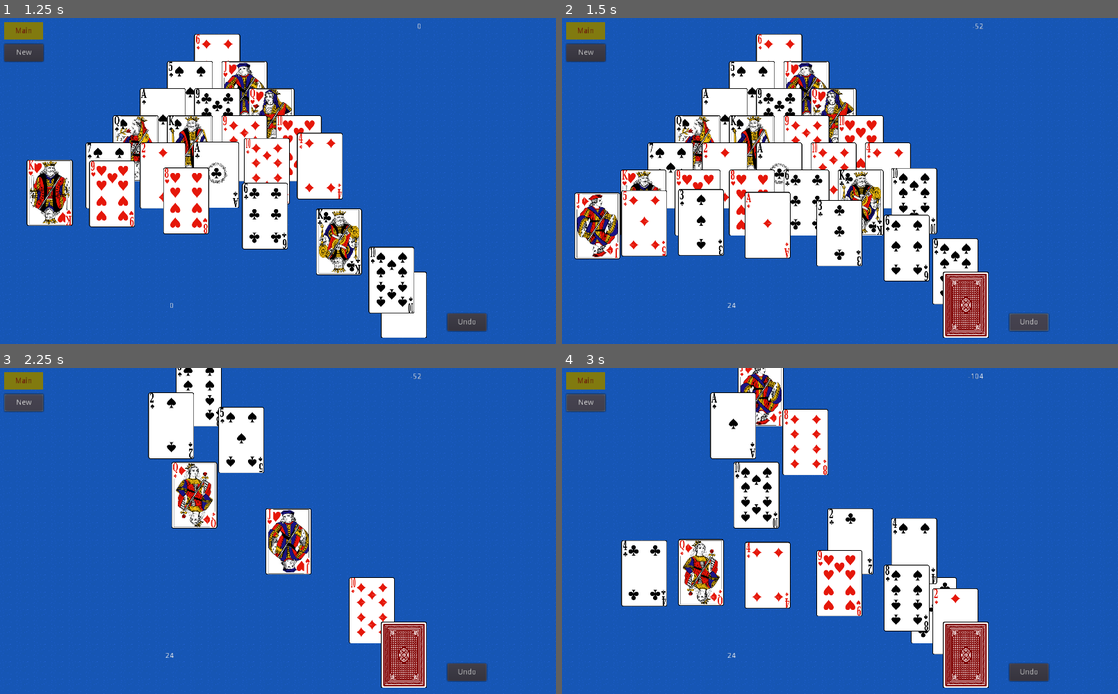
Above: before the commit, frames 1-4 (two rows, left to right).
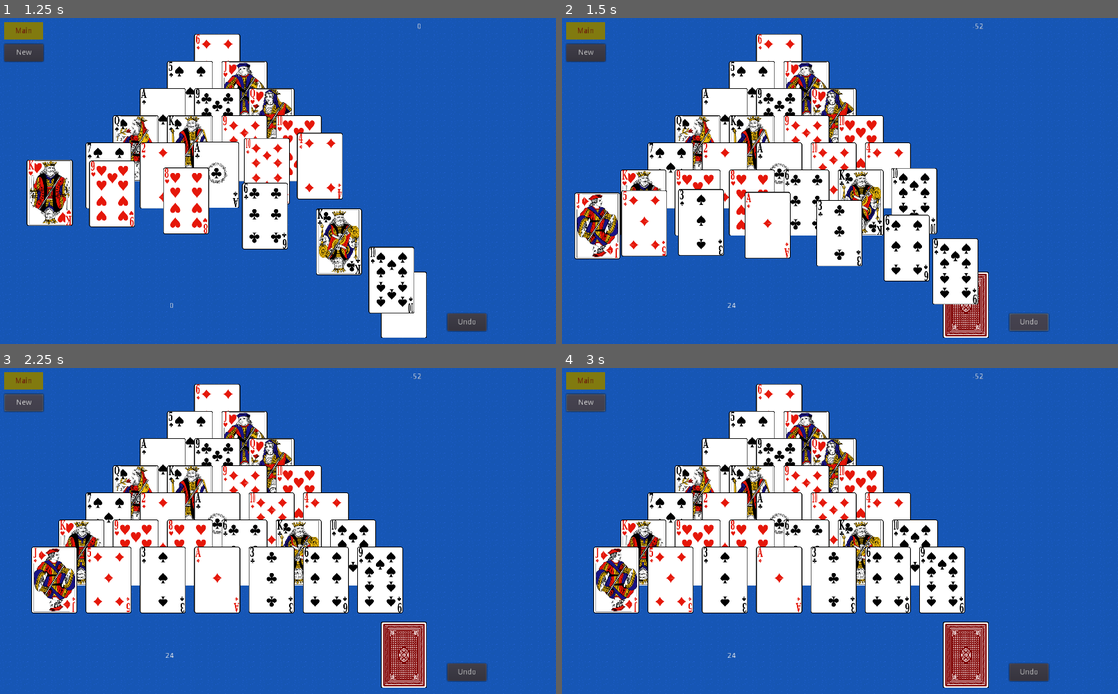
Above: after the commit, the same moments.

Repository: fbrunet99/Solitaire
Game: Godot game, scene res://main.tscn
Same seed, same stepped clock (60 frames per second), same inputs: the game is played once before the commit and once after it.
Inputs:
- Up to frame 1 (1.25 s): click "Pyramid" at 0.5 s
- Up to frame 2 (1.5 s): click "Undo" at 1.25 s
- Up to frame 3 (2.25 s): click "New" at 2 s
- Up to frame 4 (3 s): click "New" at 2.75 s

Frame 1 is identical in both runs. In frame 2, 0.6% of the frame differs, in the area x 68-75%, y 77-88%; in frame 3, 28%, in the area x 5-73%, y 0-99%; in frame 4, 24%.

Commit message:
partial fix pyramid undo

Diff:
--- a/src/card.gd
+++ b/src/card.gd
@@ -110,6 +110,8 @@
 	if remove:
 		queue_free()
 
+func to_string():
+	return "card  num=" + str(get_cardnum()) + " value=" + str(get_value()) + " suit=" + str(get_suit())
 
 func _on_card_input_event(_viewport, event, _shape_idx):
 	if event is InputEventMouseButton and event.pressed:
--- a/src/pyramid.gd
+++ b/src/pyramid.gd
@@ -58,6 +58,7 @@
 
 	for i in range(0, _deck.size()):
 		_deck[i].position = $Stock.position
+
 
 
 	for i in range(0, TABLEAU_SIZE):
@@ -90,7 +91,7 @@
 		card.set_face_down(true)
 		card.connect("card_clicked", self, "on_stock_clicked")
 		card.position = Vector2(x, y)
-		card.z_index = i
+		card.z_index = _stock.size()
 		_stock.push_back(card)
 
 	$ScoreOverlay.update_score(-DECK_SIZE)
@@ -120,6 +121,8 @@
 
 	if _stock.size() > 0:
 		stock_card = _stock.pop_back()
+		print("clicked:", card.to_string())
+		print("stock:", stock_card.to_string())
 		store_move(card, CardInfo.TYPE_STOCK, card.get_cardnum())
 		$StockTween.interpolate_property(stock_card,
 			"position", stock_card.position,
@@ -163,7 +166,7 @@
 func _on_StockTween_tween_completed(card, _key):
 	disconnect_card_signals(card)
 	card.connect("card_clicked", self, "on_tableau_clicked")
-	card.z_index = _stock_clicks
+	card.z_index = _tableau.size()
 	_tableau.push_back(card)
 
 
@@ -202,7 +205,8 @@
 
 
 func _on_New_pressed():
-	start_game()
+	display_undo()
+#	start_game()
 
 func restore_stock(card_state):
 	var card = card_state.get_card()
@@ -210,8 +214,9 @@
 		_stock.push_back(card)
 		card.position = card_state.get_position()
 		card.set_face_down(true)
-		# TODO: Use the old position not the cur position
-#		card.z_index = card_state.get_z_index()
+		var _err = card.connect("card_clicked", self, "on_stock_clicked")
+
+		card.z_index = _stock.size()
 	else:
 		pass
 
@@ -220,3 +225,15 @@
 	if _undo.size() > 0:
 		var popped = _undo.pop_back()
 		restore_stock(popped)
+
+
+func display_undo():
+	print("display_undo: size=", _undo.size(),
+		" stock back=", _stock[_stock.size()-1].get_value())
+	if _undo.size() > 0:
+		print(" undo back=", _undo[_undo.size()-1].get_card().get_value())
+
+	for i in _undo.size():
+		var state = _undo[i]
+		var card = state.get_card()
+		print(i, " type:", state.get_type(), " value:", card.get_value() )
